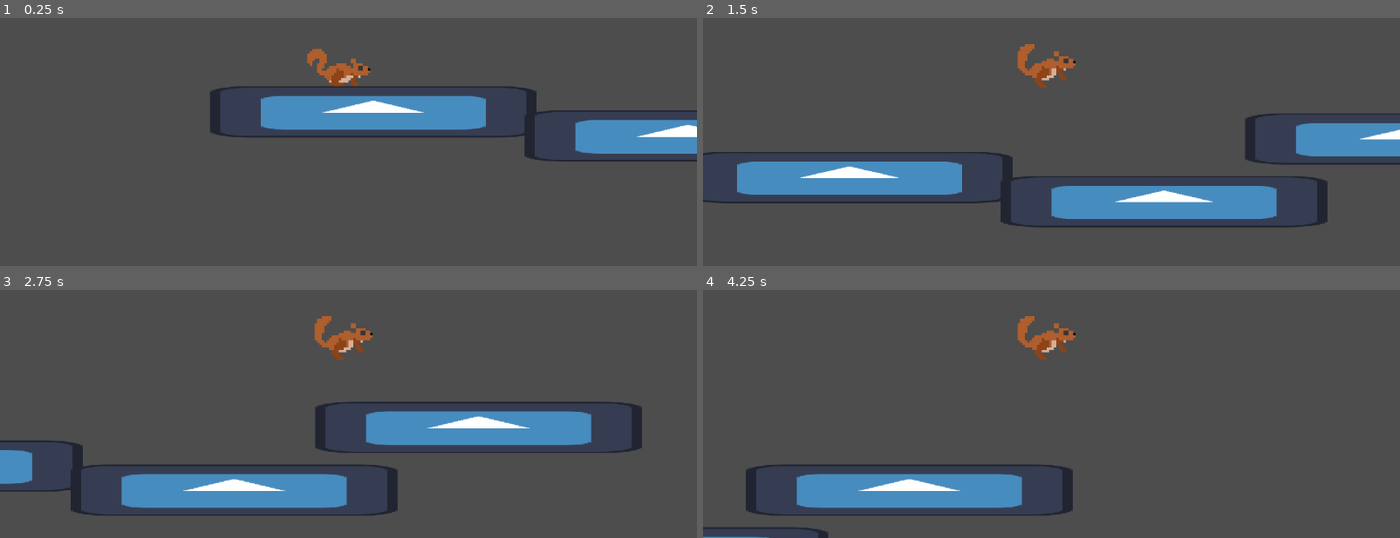
Above: before the commit, frames 1-4 (two rows, left to right).
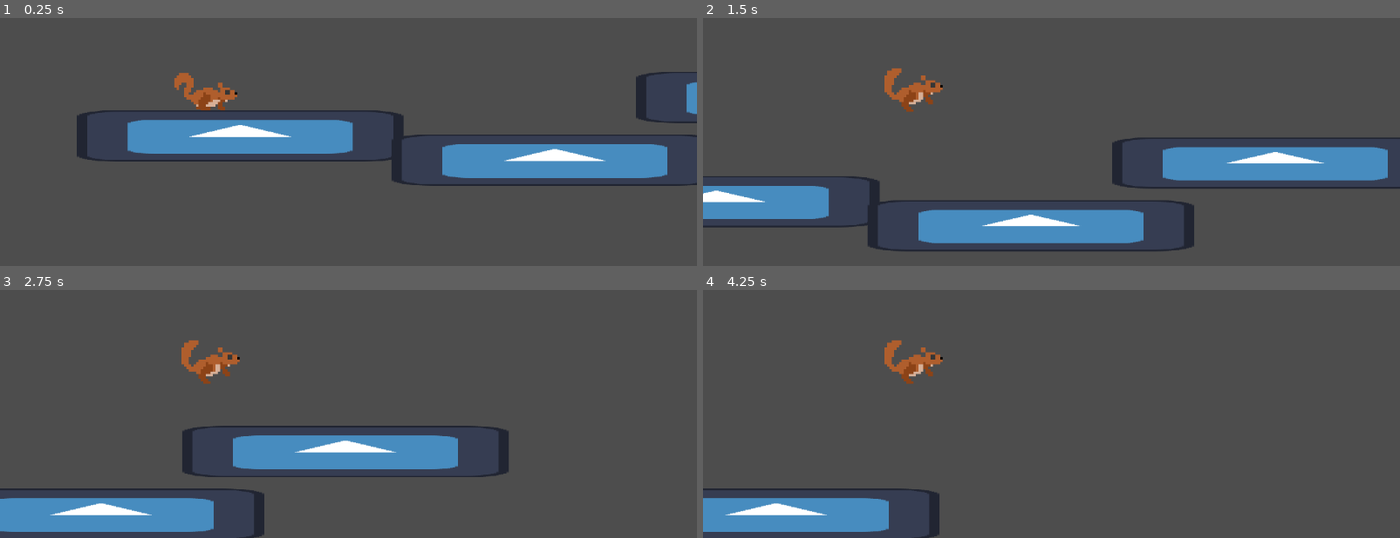
Above: after the commit, the same moments.

Repository: JuJuz1/Glide-the-fire
Game: Godot game, scene res://scenes/World.tscn
Two runs of this game, one before a commit and one after it. Both use one fixed random seed, a clock stepped at 60 frames per second and the inputs below. The engine's default icon, where the game draws it, is replaced by a stand-in: a white triangle on a blue panel in a dark square.
Inputs:
- Up to frame 1 (0.25 s): no input
- Up to frame 2 (1.5 s): hold Space (interact) 0.53-1.28 s; tap Space (interact) at 1.35 s
- Up to frame 3 (2.75 s): hold Space (interact) from 2.03 s (still down)
- Up to frame 4 (4.25 s): release Space (interact) at 2.78 s; tap Space (interact) at 2.85 s; hold Space (interact) from 3.53 s (still down)

The runs differ from the first frame. In frame 1, 18% of the frame differs, in the area x 11-100%, y 12-68%; in frame 2, 23%, in the area x 0-100%, y 10-95%; in frame 3, 20%; in frame 4, 9.8%.

Commit message:
Camera positioning

Diff:
--- a/scenes/player.tscn
+++ b/scenes/player.tscn
@@ -70,6 +70,7 @@
 shape = SubResource("RectangleShape2D_g7rnh")
 
 [node name="Camera2D" type="Camera2D" parent="."]
+position = Vector2(55, -10)
 zoom = Vector2(4, 4)
 position_smoothing_speed = 3.0
 
@@ -80,4 +81,4 @@
 position = Vector2(-1, -7)
 sprite_frames = SubResource("SpriteFrames_hxjxp")
 animation = &"jump"
-frame_progress = 0.757835
+frame_progress = 0.670301
